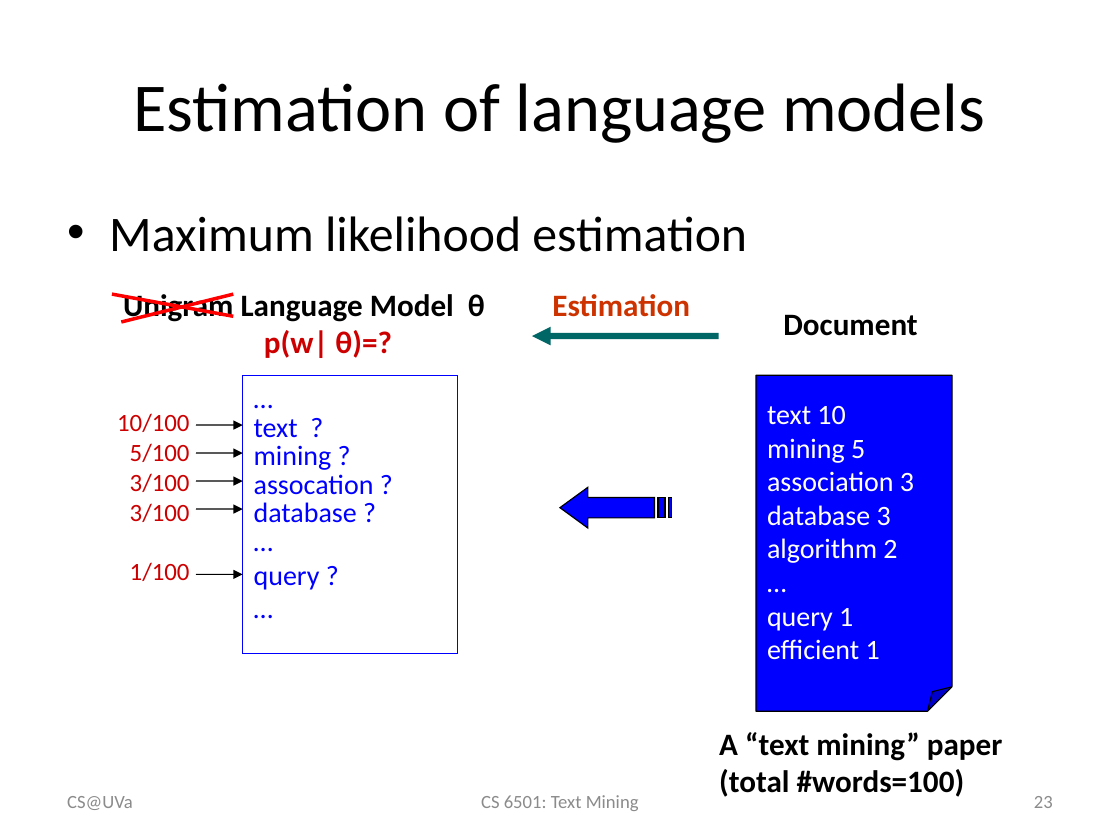
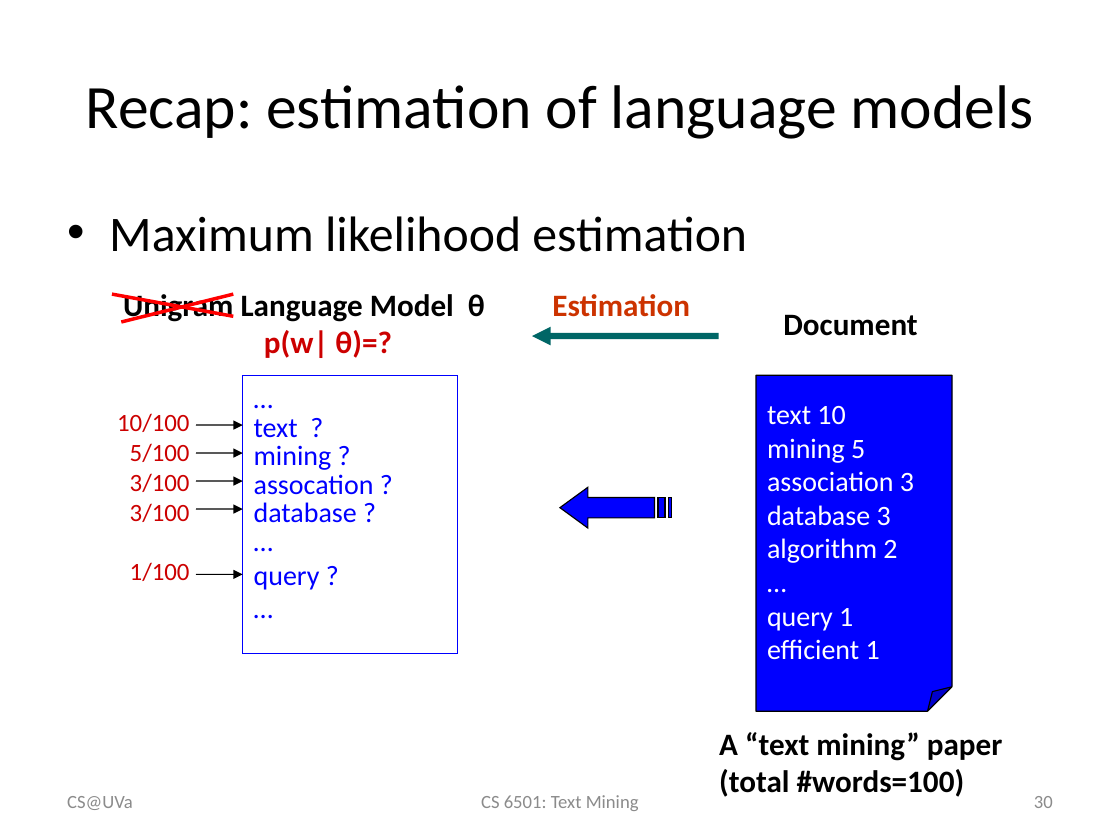
Before and after one commit to wang296/CS6501-Text-Mining, a slide deck: slide 30 of docs/Language Models.pptx (slide 23 before the commit). Drawn at 1120x840 pixels with LibreOffice and Linux fonts; fonts in the diff are those of the drawing. Boxes give left, top, right and bottom in pixels: in the first picture for what was removed or moved away, otherwise in the second. Text is boxed around its words. In the diff, an @@ line names an element or a change of style, - is before the commit and + after.

```diff
--- a/docs/Language Models.pptx
+++ b/docs/Language Models.pptx
@@ title at (86,85,1034,139): text changed; size 44 to 39.6 pt @@
-Estimation of language models
+Recap: estimation of language models
@@ page number at (1034,796,1053,808): text changed @@
-23
+30
```
Also in this commit, not shown: 7 slides added, 4 other files.
